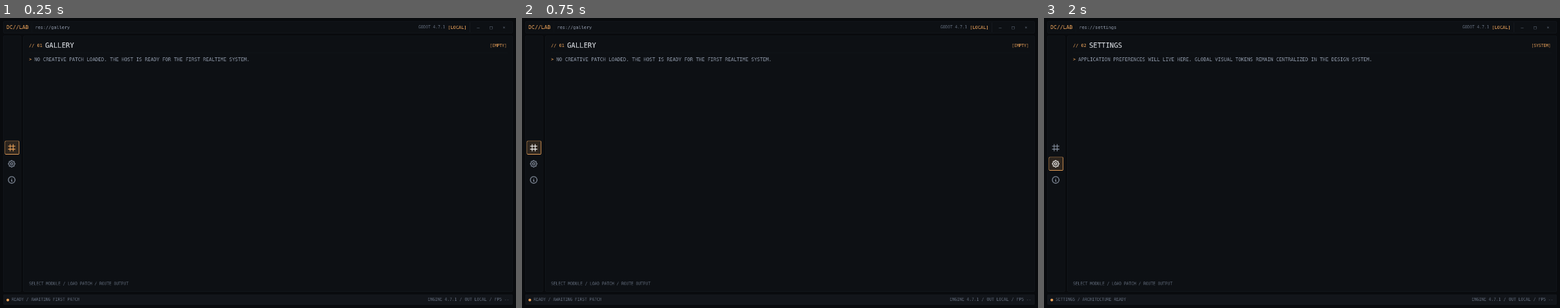
Above: before the commit, frames 1-3 (left to right).
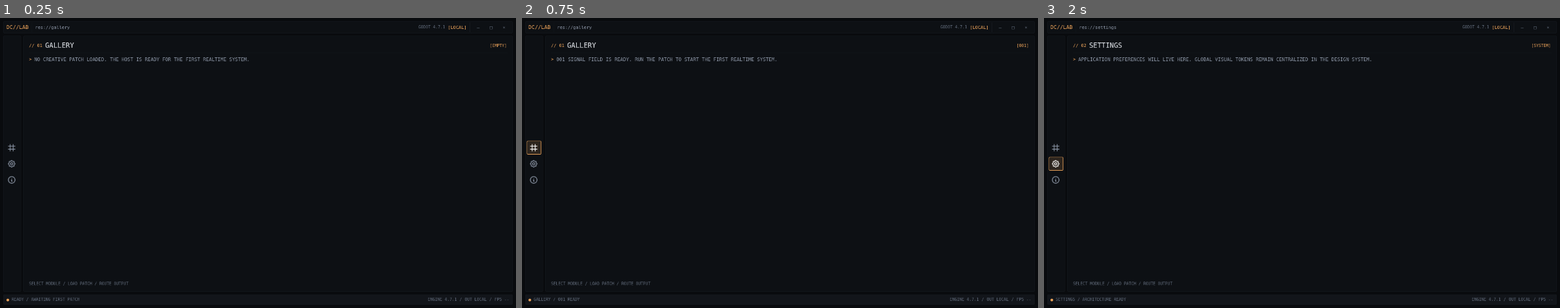
Above: after the commit, the same moments.

Repository: Rzbck/godot-creative-lab
Game: Godot game, scene res://app/main/main.tscn
Two runs of this game, one before a commit and one after it. Both use one fixed random seed, a clock stepped at 60 frames per second and the inputs below.
Inputs (mouse positions are in pixels of both pictures, inside the frame that each line leads up to):
- Up to frame 1 (0.25 s): no input
- Up to frame 2 (0.75 s): click (532, 148) at 0.5 s
- Up to frame 3 (2 s): click (1054, 163) at 1.25 s

The runs differ from the first frame. In frame 1, 0.1% of the frame differs, in the area x 0-4%, y 42-48%; in frame 2, 0.4%, in the area x 2-98%, y 8-98%; in frame 3, nothing differs.
Error after the commit: Parse Error: Cannot infer the type of "base_radius" variable because the value doesn't have a set type. (res://sketches/001_signal_field/runtime/signal_field.g…

Commit message:
feat: wire signal field into gallery runtime

Diff:
--- a/app/main/main.gd
+++ b/app/main/main.gd
@@ -1,6 +1,7 @@
 extends Control
 
 const DesignSystem = preload("res://app/ui/design_system/theme/design_system.gd")
+const SignalFieldScene = preload("res://sketches/001_signal_field/runtime/signal_field.tscn")
 
 const MIN_WINDOW_SIZE := Vector2i(760, 460)
 const RESIZE_GRAB_PX := 6.0
@@ -19,12 +20,22 @@
 @onready var page_body: Label = %PageBody
 @onready var page_tag: Label = %PageTag
 @onready var status_label: Label = %StatusLabel
+@onready var fps_state: Label = %FpsState
+@onready var gallery_host: HBoxContainer = %GalleryHost
+@onready var page_spacer: Control = %PageSpacer
+@onready var run_patch_button: Button = %RunPatchButton
+@onready var stop_patch_button: Button = %StopPatchButton
+@onready var patch_state: Label = %PatchState
+@onready var sketch_viewport_container: SubViewportContainer = %SketchViewportContainer
+@onready var sketch_viewport: SubViewport = %SketchViewport
 
 var _last_window_mode := -1
 var _restore_position := Vector2i.ZERO
 var _restore_size := Vector2i(1280, 720)
 var _has_restore_rect := false
 var _restoring_window := false
+var _active_sketch: Node = null
+var _last_preview_size := Vector2i.ZERO
 
 
 func _ready() -> void:
@@ -44,6 +55,9 @@
     settings_button.pressed.connect(_show_settings)
     about_button.pressed.connect(_show_about)
 
+    run_patch_button.pressed.connect(_run_signal_field)
+    stop_patch_button.pressed.connect(_stop_signal_field)
+
     minimize_button.pressed.connect(_minimize_window)
     maximize_button.pressed.connect(_toggle_maximize_window)
     close_button.pressed.connect(_close_window)
@@ -52,6 +66,7 @@
     _remember_windowed_rect()
     _sync_window_controls()
     _show_gallery()
+    call_deferred("_sync_preview_resolution")
 
 
 func _process(_delta: float) -> void:
@@ -62,6 +77,9 @@
 
     if mode != _last_window_mode:
         _sync_window_controls()
+
+    fps_state.text = "FPS %d" % Engine.get_frames_per_second()
+    _sync_preview_resolution()
 
 
 func _input(event: InputEvent) -> void:
@@ -89,10 +107,14 @@
         "// 01",
         "res://gallery",
         "GALLERY",
-        "NO CREATIVE PATCH LOADED. THE HOST IS READY FOR THE FIRST REALTIME SYSTEM.",
-        "[EMPTY]",
-        "READY / AWAITING FIRST PATCH"
+        "001 SIGNAL FIELD IS READY. RUN THE PATCH TO START THE FIRST REALTIME SYSTEM.",
+        "[001]",
+        "GALLERY / 001 READY"
     )
+    gallery_host.visible = true
+    page_spacer.visible = false
+    _set_sketch_processing(true)
+    call_deferred("_sync_preview_resolution")
 
 
 func _show_settings() -> void:
@@ -105,6 +127,9 @@
         "[SYSTEM]",
         "SETTINGS / ARCHITECTURE READY"
     )
+    gallery_host.visible = false
+    page_spacer.visible = true
+    _set_sketch_processing(false)
 
 
 func _show_about() -> void:
@@ -117,6 +142,9 @@
         "[DEV]",
         "SHELL / ONLINE"
     )
+    gallery_host.visible = false
+    page_spacer.visible = true
+    _set_sketch_processing(false)
 
 
 func _set_page(
@@ -138,6 +166,63 @@
     page_body.text = body
     page_tag.text = tag
     status_label.text = status
+
+
+func _run_signal_field() -> void:
+    if is_instance_valid(_active_sketch):
+        return
+
+    _active_sketch = SignalFieldScene.instantiate()
+    sketch_viewport.add_child(_active_sketch)
+
+    run_patch_button.disabled = true
+    stop_patch_button.disabled = false
+    patch_state.text = "[RUNNING]"
+    page_tag.text = "[LIVE]"
+    page_body.text = "001 SIGNAL FIELD / REALTIME POINT NETWORK / ADAPTIVE VIEWPORT"
+    status_label.text = "RUN / 001_SIGNAL_FIELD"
+
+    _set_sketch_processing(gallery_host.visible)
+    call_deferred("_sync_preview_resolution")
+
+
+func _stop_signal_field() -> void:
+    if is_instance_valid(_active_sketch):
+        _active_sketch.queue_free()
+
+    _active_sketch = null
+    run_patch_button.disabled = false
+    stop_patch_button.disabled = true
+    patch_state.text = "[STOPPED]"
+    page_tag.text = "[001]"
+    page_body.text = "001 SIGNAL FIELD IS READY. RUN THE PATCH TO START THE FIRST REALTIME SYSTEM."
+    status_label.text = "GALLERY / 001 READY"
+
+
+func _set_sketch_processing(enabled: bool) -> void:
+    if not is_instance_valid(_active_sketch):
+        return
+
+    _active_sketch.process_mode = Node.PROCESS_MODE_INHERIT if enabled else Node.PROCESS_MODE_DISABLED
+
+
+func _sync_preview_resolution() -> void:
+    if not is_instance_valid(sketch_viewport_container) or not is_instance_valid(sketch_viewport):
+        return
+
+    var target := Vector2i(
+        maxi(1, roundi(sketch_viewport_container.size.x)),
+        maxi(1, roundi(sketch_viewport_container.size.y))
+    )
+
+    if target == _last_preview_size:
+        return
+
+    sketch_viewport.size = target
+    _last_preview_size = target
+
+    if _active_sketch is CanvasItem:
+        (_active_sketch as CanvasItem).queue_redraw()
 
 
 func _on_top_bar_gui_input(event: InputEvent) -> void:
